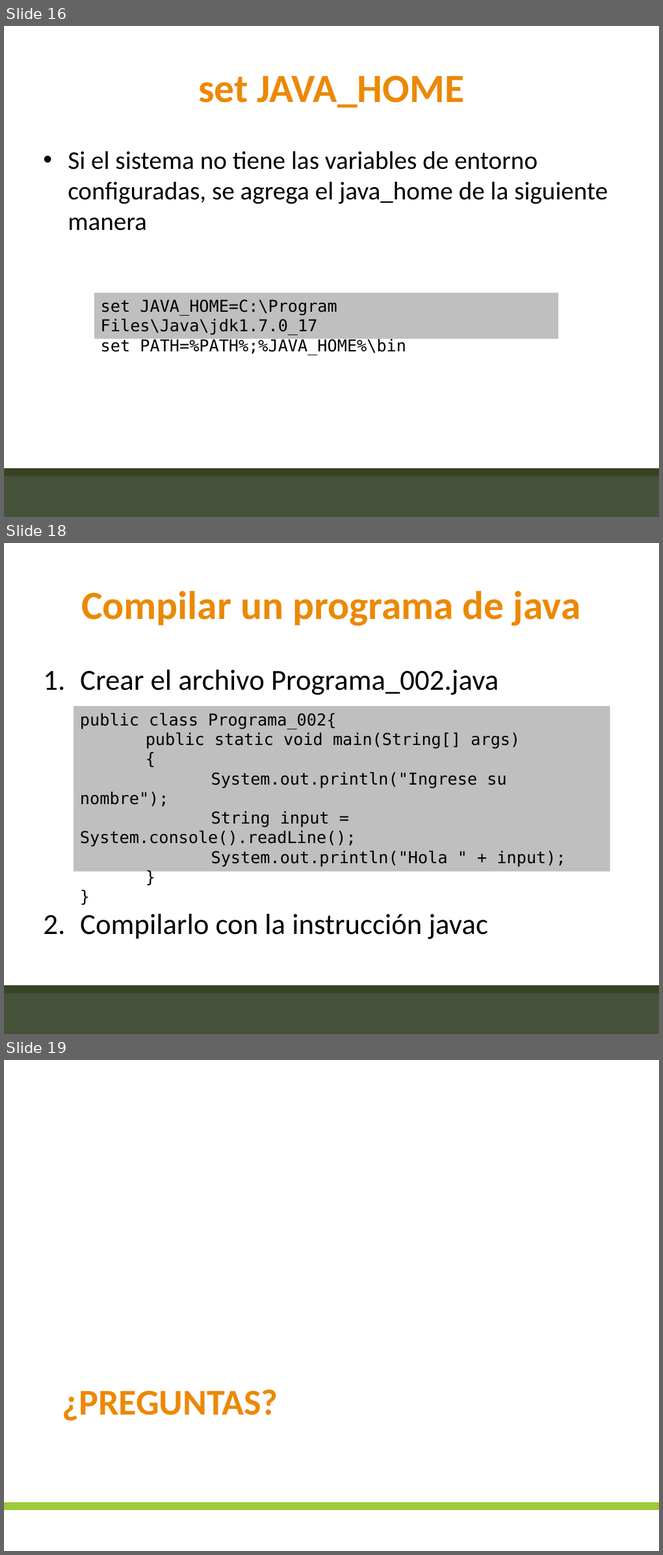
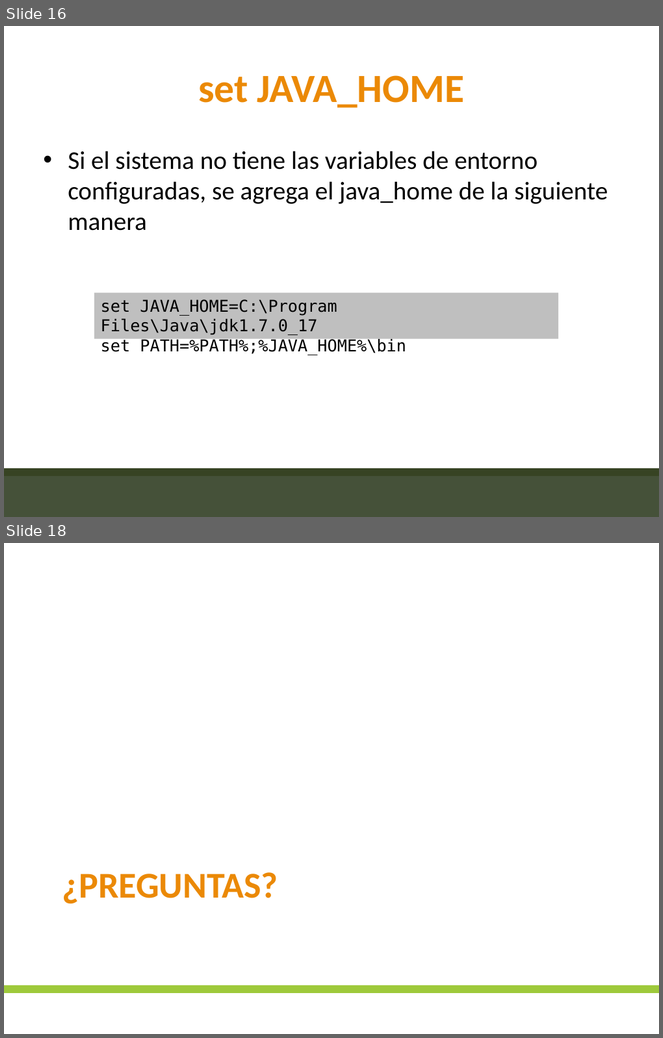
Before and after one commit to juanibarral/unbosque_fund_N, a slide deck: Presentaciones/Presentacion_Fundamentos_2016_001_N.pptx. Shown one above the other, each under a label of ours: slides 16, 18 and 19 before the commit, slides 16 and 18 after it; the slides between them are not shown. The pictures are 663x1555 and 663x1038 pixels, drawn with LibreOffice and Linux fonts; fonts in the diff are those of the drawing; background and template pictures are left out. Boxes give left, top, right and bottom in pixels: in the first picture for what was removed or moved away, otherwise in the second. Text is boxed around its words. In the diff, an @@ line names an element or a change of style, - is before the commit and + after.

```diff
--- a/Presentaciones/Presentacion_Fundamentos_2016_001_N.pptx
+++ b/Presentaciones/Presentacion_Fundamentos_2016_001_N.pptx
@@ slide 18 removed at (x1=4, y1=543, x2=659, y2=1034), background #FFFFFF; not listed: 2 template elements that a slide beside it also shows @@
@@ title removed at (x1=81, y1=590, x2=581, y2=626) @@
-Compilar un programa de java
@@ text removed at (x1=80, y1=670, x2=499, y2=939) @@
-1. Crear el archivo Programa_002.java
-2. Compilarlo con la instrucción javac
@@ rectangle removed at (x1=74, y1=706, x2=610, y2=871) @@
-public class Programa_002{
-public static void main(String[] args)
-{
-System.out.println("Ingrese su nombre");
-String input = System.console().readLine();
-System.out.println("Hola " + input);
-}
-}
@@ what was slide 19 is now slide 18 @@
```
Also in this commit, not shown: 1 slide changed, 3 other files.
